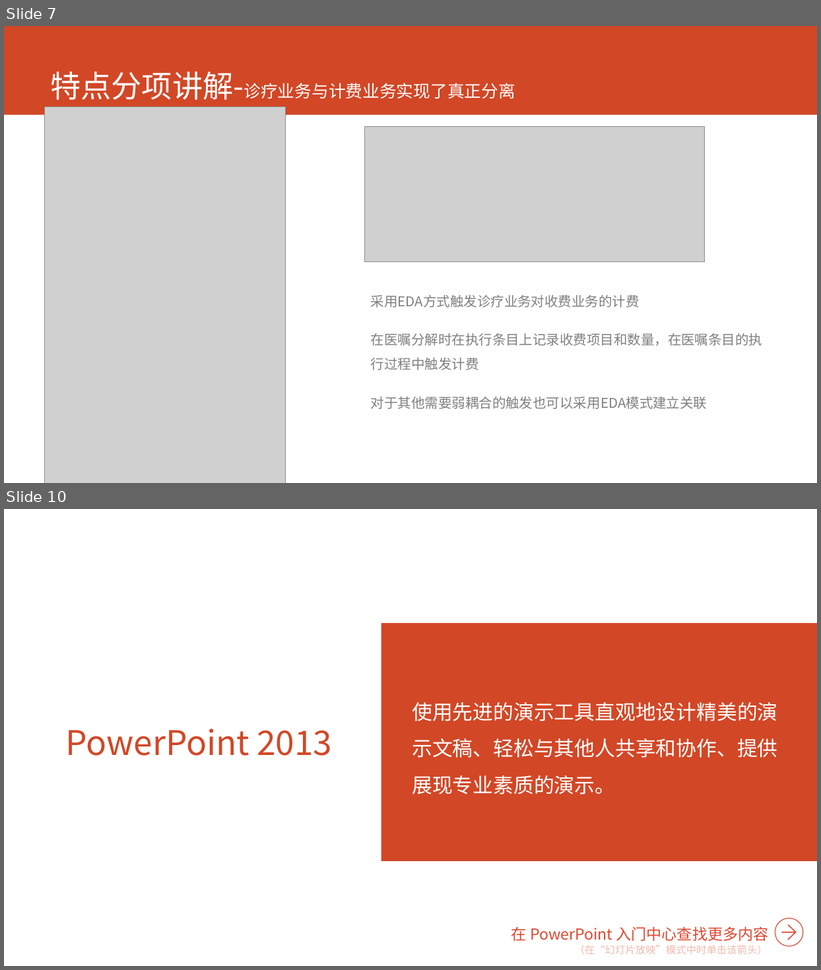
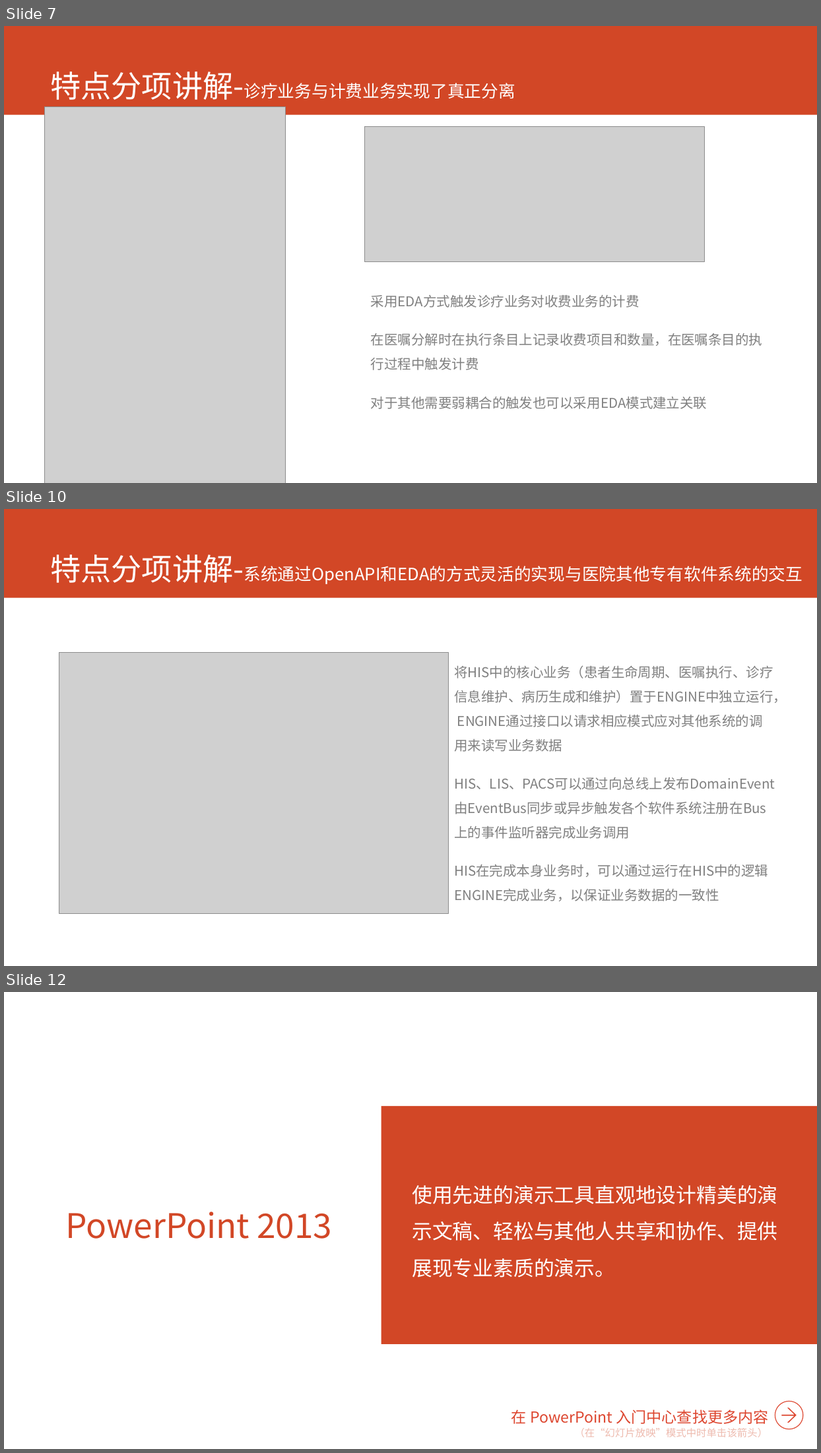
Before and after one commit to AppSecAI-TEST/hospital, a slide deck: doc/EVE新一代HIS核心系统.pptx. Shown one above the other, each under a label of ours: slides 7 and 10 before the commit, slides 7, 10 and 12 after it; the slides between them are not shown. The pictures are 821x970 and 821x1453 pixels, drawn with LibreOffice and Linux fonts; fonts in the diff are those of the drawing; grey boxes stand for pictures. Boxes give left, top, right and bottom in pixels: in the first picture for what was removed or moved away, otherwise in the second. Text is boxed around its words. In the diff, an @@ line names an element or a change of style, - is before the commit and + after.

```diff
--- a/doc/EVE新一代HIS核心系统.pptx
+++ b/doc/EVE新一代HIS核心系统.pptx
@@ slide 10 added at (x1=4, y1=509, x2=817, y2=966), background #FFFFFF; not listed: 1 template element that a slide beside it also shows @@
@@ title added at (x1=50, y1=555, x2=803, y2=584), 20 pt, text #FFFFFF @@
+特点分项讲解-系统通过OpenAPI和EDA的方式灵活的实现与医院其他专有软件系统的交互
@@ picture added at (x1=59, y1=653, x2=449, y2=914) @@
@@ text added at (x1=454, y1=665, x2=787, y2=902), 16 pt, text #808080 @@
+将HIS中的核心业务（患者生命周期、医嘱执行、诊疗信息维护、病历生成和维护）置于ENGINE中独立运行， ENGINE通过接口以请求相应模式应对其他系统的调用来读写业务数据
+HIS、LIS、PACS可以通过向总线上发布DomainEvent由EventBus同步或异步触发各个软件系统注册在Bus上的事件监听器完成业务调用
+HIS在完成本身业务时，可以通过运行在HIS中的逻辑ENGINE完成业务，以保证业务数据的一致性
@@ what was slide 10 is now slide 12 @@
```
Also in this commit, not shown: 2 slides changed, 1 other slide added, 1 other file.
